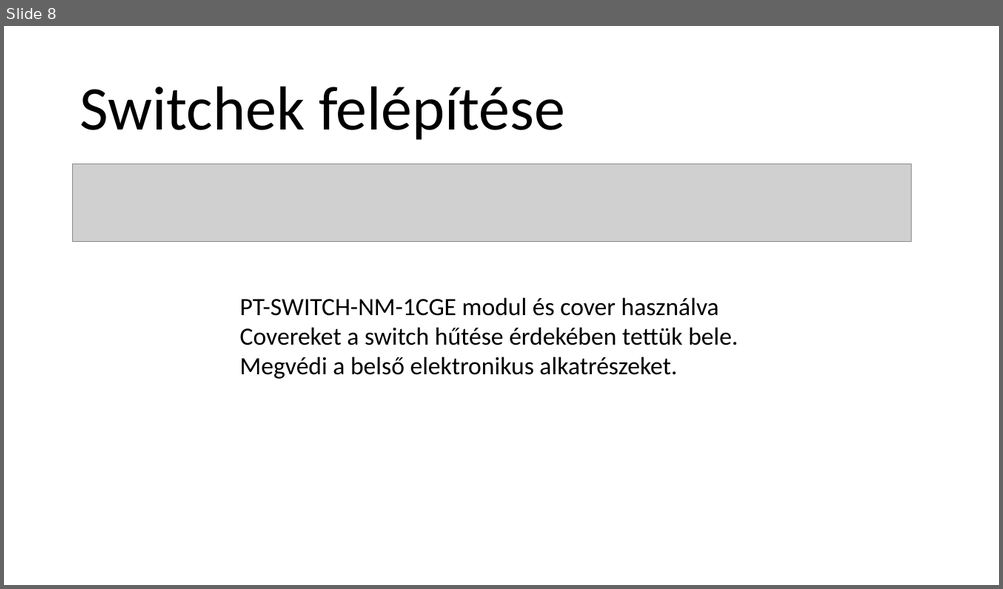
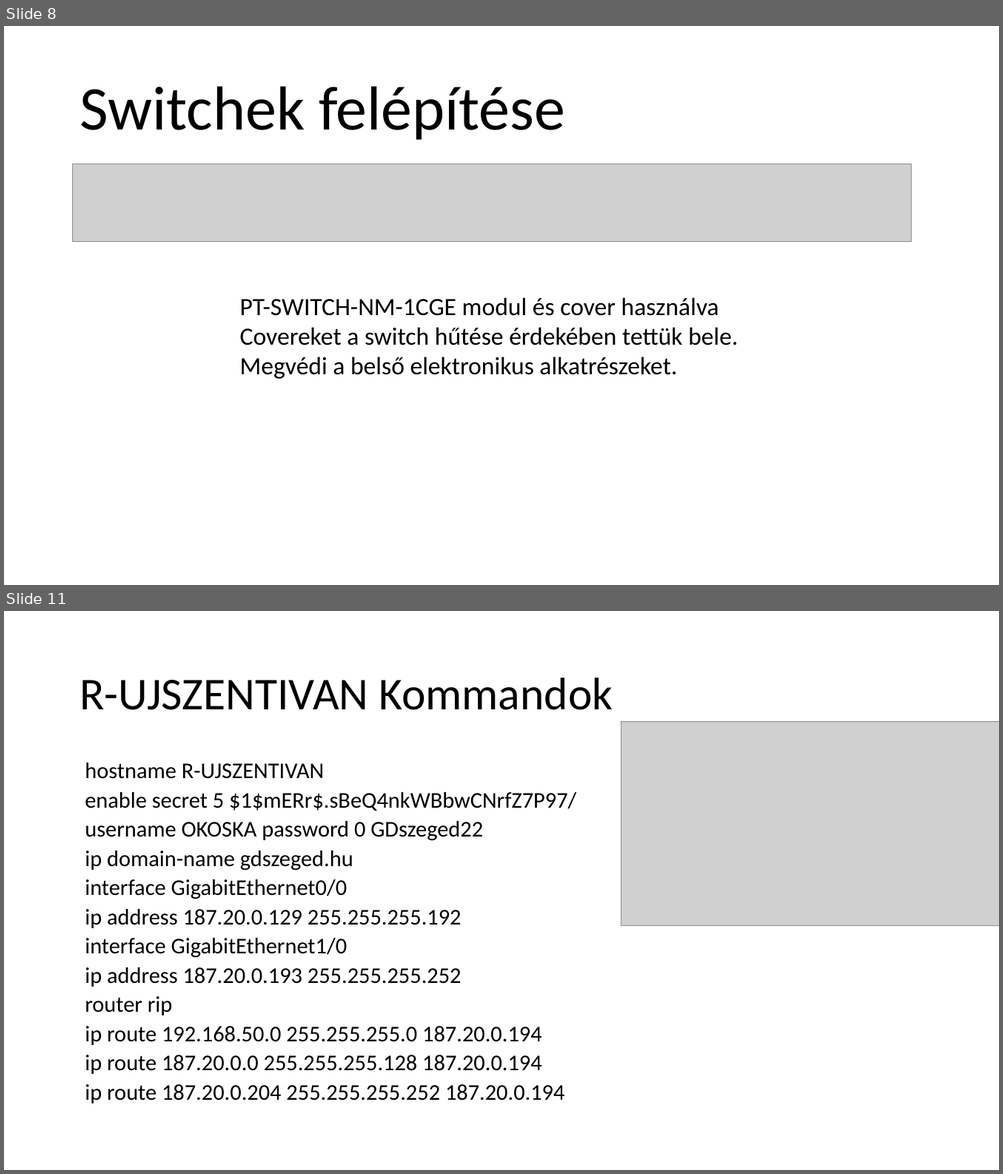
Before and after one commit to belain3d/halozatProjektek, a slide deck: PPT/2-3-Projektmunka.pptx. Shown one above the other, each under a label of ours: slide 8 before the commit, slides 8 and 11 after it; the slides between them are not shown. The pictures are 1003x589 and 1003x1174 pixels, drawn with LibreOffice and Linux fonts; fonts in the diff are those of the drawing; grey boxes stand for pictures. Boxes give left, top, right and bottom in pixels: in the first picture for what was removed or moved away, otherwise in the second. Text is boxed around its words. In the diff, an @@ line names an element or a change of style, - is before the commit and + after.

```diff
--- a/PPT/2-3-Projektmunka.pptx
+++ b/PPT/2-3-Projektmunka.pptx
@@ slide 11 added at box(4, 611, 999, 1170), background #FFFFFF @@
@@ title added at box(79, 678, 612, 710), 44 pt, text #000000 @@
+R-UJSZENTIVAN Kommandok
@@ picture added at box(621, 721, 999, 925) @@
@@ text added at box(85, 763, 576, 1104), 21.7 pt, text #000000 @@
+hostname R-UJSZENTIVAN
+enable secret 5 $1$mERr$.sBeQ4nkWBbwCNrfZ7P97/
+username OKOSKA password 0 GDszeged22
+ip domain-name gdszeged.hu
+interface GigabitEthernet0/0
+ip address 187.20.0.129 255.255.255.192
+interface GigabitEthernet1/0
+ip address 187.20.0.193 255.255.255.252
+router rip
+ip route 192.168.50.0 255.255.255.0 187.20.0.194
+ip route 187.20.0.0 255.255.255.128 187.20.0.194
+ip route 187.20.0.204 255.255.255.252 187.20.0.194
```
Also in this commit, not shown: 3 other slides added, 1 slide removed.
